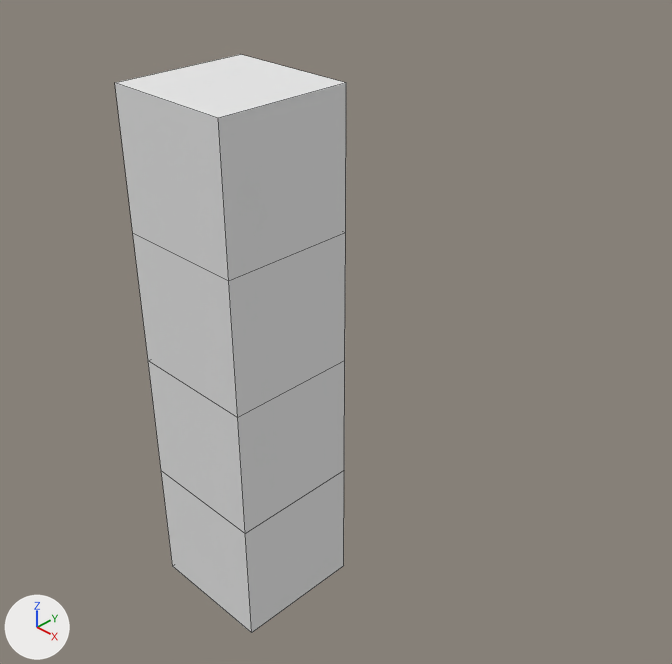
An edit to the Blender file HTC VIVE Project/Assets/Blender Imports/Tetros/Tetro 3.blend, drawn before and after from the same camera.
Rendered twice from a 50 mm camera at (8.95, -7.16, 7.1) aimed at (1.14, 0.68, 0.66). Arrows for +X, +Y and +Z are at lower left; the lights stay in place. Mesh edges are drawn as thin lines.
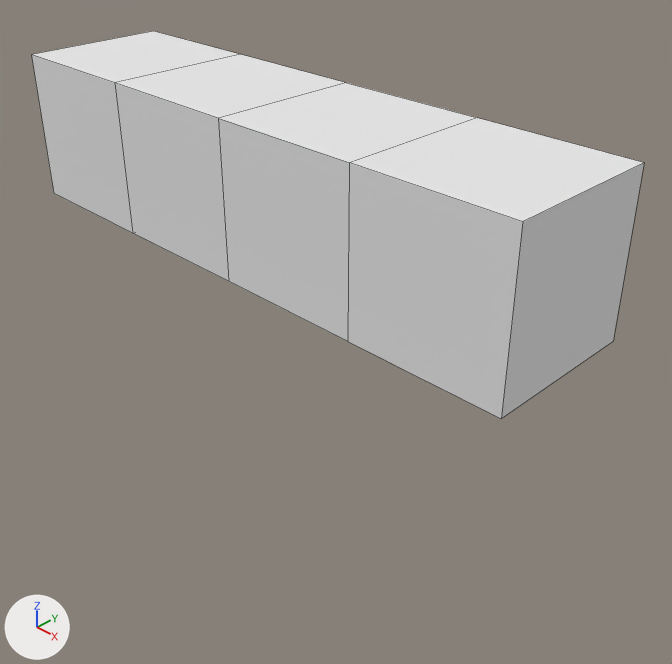
Patch to the scene script:
```diff
--- a/HTC VIVE Project/Assets/Blender Imports/Tetros/Tetro 3.blend.py
+++ b/HTC VIVE Project/Assets/Blender Imports/Tetros/Tetro 3.blend.py
@@ me_cube_003 @@
 # used by ob_cube_003; location = (0.0, 0.0, 3.0)
-me_cube_003.from_pydata(...)  # 32 vertices, 24 faces; spans x -1.0..1.0, y -1.0..1.0, z -7.0..1.0
+me_cube_003.from_pydata(...)  # 20 vertices, 21 faces; spans x -3.0..5.0, y -1.0..1.0, z -1.0..1.0
+# me_cube_003 part 1: the loose piece of 8 vertices spanning x -1.0..1.0, y -1.0..1.0, z -5.0..-3.0 is deleted
+# me_cube_003 part 2: the loose piece of 8 vertices spanning x -1.0..1.0, y -1.0..1.0, z -7.0..-5.0 is deleted
+# me_cube_003 part 3
+# 6 vertices are removed from x -1.0..1.0, y -1.0..1.0, z -3.0..-1.0
+# 11 faces are deleted
+# 2 vertices move from x -1.0, y -1.0..1.0, z -3.0 to x -3.0, y -1.0..1.0, z -1.0
+# 10 vertices are added at x -3.0..5.0, y -1.0..1.0, z -1.0..1.0
+# 6 new faces join them, mat_material (white #e7e7e7)
+# 5 new faces join them, mat_material_001 (white #e7e7e7)
+# 4 new faces join them, mat_material_002 (white #e7e7e7)
+# 5 new faces join them, mat_material_003 (white #e7e7e7)
 me_cube_003.materials.append(mat_material_003)
```

Where the change shows, as pixel boxes (x1, y1, x2, y2) in the pictures (672 x 664 px):
'Cube.003', reshaped (165% wider, 33% shorter): before (115, 54, 346, 633); after (31, 31, 644, 419)
part 1 of me_cube_003, deleted: before (148, 361, 345, 533)
part 2 of me_cube_003, deleted: before (161, 471, 344, 633)
part 3 of me_cube_003, built on: before (115, 83, 346, 418); after (31, 31, 644, 419)
